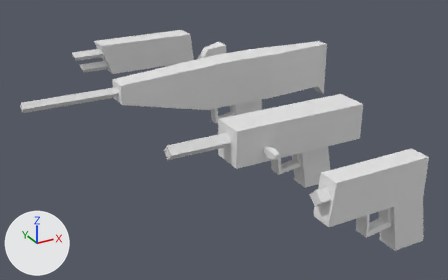
The Blender file assets/guns/guns.blend: old version first, new version second.
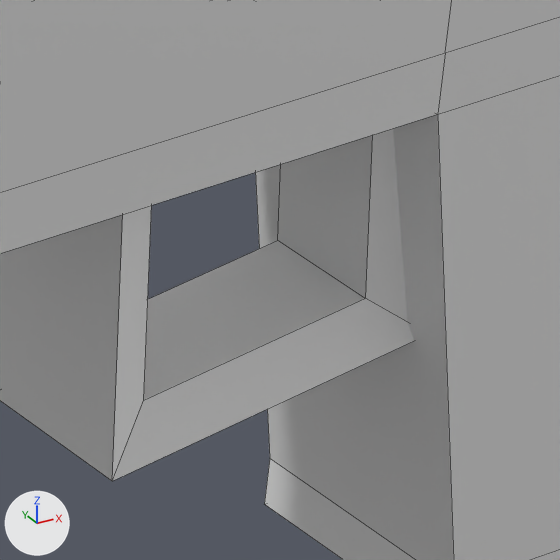
The first picture shows the older version from a 50 mm lens placed at (-10.88, -10.2, 8.4), pointed at (-2.06, 5.83, 0.39). The close-ups show both versions on the part from 80% to 90% of the width and 70% to 87% of the height of that picture; other places that the commit changed are outside them. Lighting does not change. The marker at lower left points along +X, +Y and +Z. The close-ups show mesh edges as thin lines. Materials are left out; every surface is plain grey.

Before the edit, the objects in view are built like this:
```python
me_cube = bpy.data.meshes.new('Cube')
me_cube.from_pydata(...)  # 16 vertices, 16 faces; spans x -1.343..-0.401, y -0.2..0.2, z 0.883..1.745
# before: 0 (-1.283, -0.2, 0.883) at pixel (112, 481), 1 (-1.343, -0.2, 1.681), 2 (-1.283, 0.2, 0.883), 3 (-1.343, 0.2, 1.681) at pixel (0, 81), 4 (-0.401, -0.2, 0.989)
# before: 5 (-0.469, -0.2, 1.745), 6 (-0.401, 0.2, 0.989), 7 (-0.469, 0.2, 1.745), 8 (-1.16, -0.14, 1.015) at pixel (143, 400), 9 (-1.203, -0.14, 1.574)
# before: 10 (-1.203, 0.14, 1.574), 11 (-1.16, 0.14, 1.015), 12 (-0.543, 0.14, 1.089) at pixel (277, 240), 13 (-0.591, 0.14, 1.619), 14 (-0.591, -0.14, 1.619)
# before: 15 (-0.543, -0.14, 1.089) at pixel (365, 298)
me_pistol = bpy.data.meshes.new('pistol')
me_pistol.from_pydata(...)  # 20 vertices, 17 faces; spans x -2.61..0.67, y -0.3..0.3, z -0.79..0.74
me_pistol_001 = bpy.data.meshes.new('pistol.001')
me_pistol_001.from_pydata(...)  # 12 vertices, 8 faces; spans x -2.61..0.44, y -0.3..0.3, z 0.74..1.74
ob_cube = bpy.data.objects.new('Cube', me_cube)
ob_cube.parent = ob_pistol
ob_cube.location = (0.0, 0.0, -1.041)
ob_pistol = bpy.data.objects.new('pistol', me_pistol)
ob_pistol.location = (0.0, 0.0, 0.0)
ob_pistol_001 = bpy.data.objects.new('pistol.001', me_pistol_001)
ob_pistol_001.parent = ob_pistol
ob_pistol_001.location = (0.0, 0.0, 0.0)
```
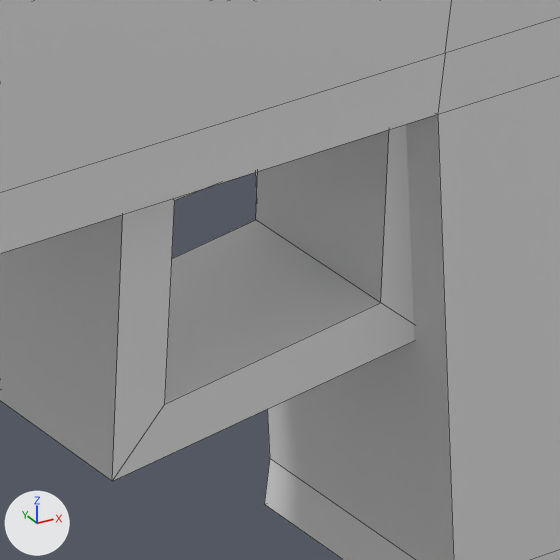
What differs and where, as boxes [x1, y1, x2, y2] in the close-ups (560 x 560 px):
'Cube', reshaped, modifiers changed
    before: [0, 129, 414, 481]
    after: [0, 124, 414, 481]
part 1 of me_cube, deleted
    before: [112, 129, 414, 481]

What changed in the scene script:
```text
Change me_cube:
    where me_cube.from_pydata(...)  # 16 vertices, 16 faces; spans x -1.343..-0.401, y -0.2..0.2, z 0.883..1.745
    used by ob_cube; parent = ob_pistol; location = (0.0, 0.0, -1.041)
    verts and faces of me_cube; kept vertices keep their numbers, new ones are numbered from 16
    me_cube part 1
    add delete_vertices([*range(8, 16)])  # with the faces that use them
Change ob_cube:
    add _m = ob_cube.modifiers.new('Solidify', 'SOLIDIFY')
    add _m.thickness = 0.2
```
